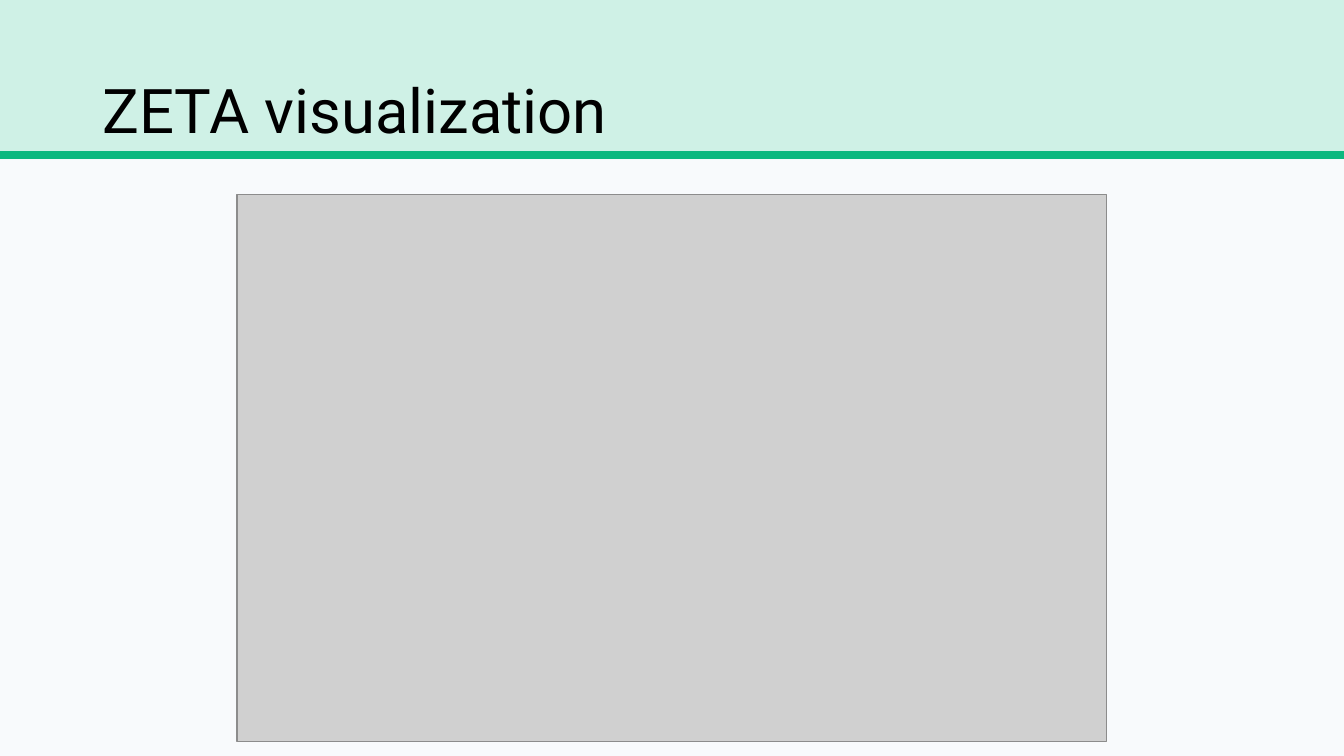
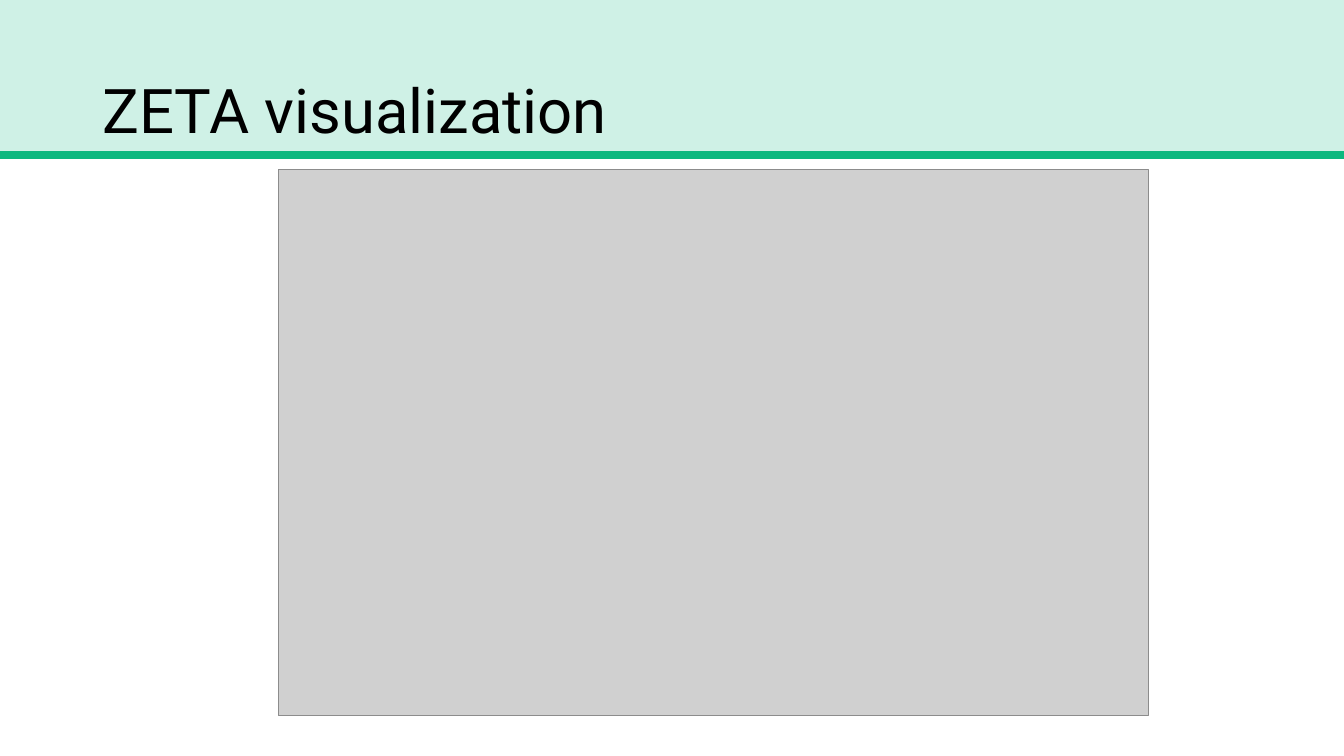
Before and after one commit to trNk27/Human_Data_Exploration, a slide deck: slide 18 of presentation/Prototype.pptx (slide 14 before the commit). Drawn at 1344x756 pixels with LibreOffice and Linux fonts; fonts in the diff are those of the drawing; grey boxes stand for pictures; background and template pictures are left out. Boxes give left, top, right and bottom in pixels: in the first picture for what was removed or moved away, otherwise in the second. Text is boxed around its words. In the diff, an @@ line names an element or a change of style, - is before the commit and + after.

```diff
--- a/presentation/Prototype.pptx
+++ b/presentation/Prototype.pptx
@@ background #F8FAFC to picture (left out) @@
@@ picture: place and size @@
-picture at [237, 195, 1107, 741]
+picture at [278, 169, 1148, 716]
```
Also in this commit, not shown: 13 other slides changed, 4 slides added, 2 slides removed, 3 other files.
